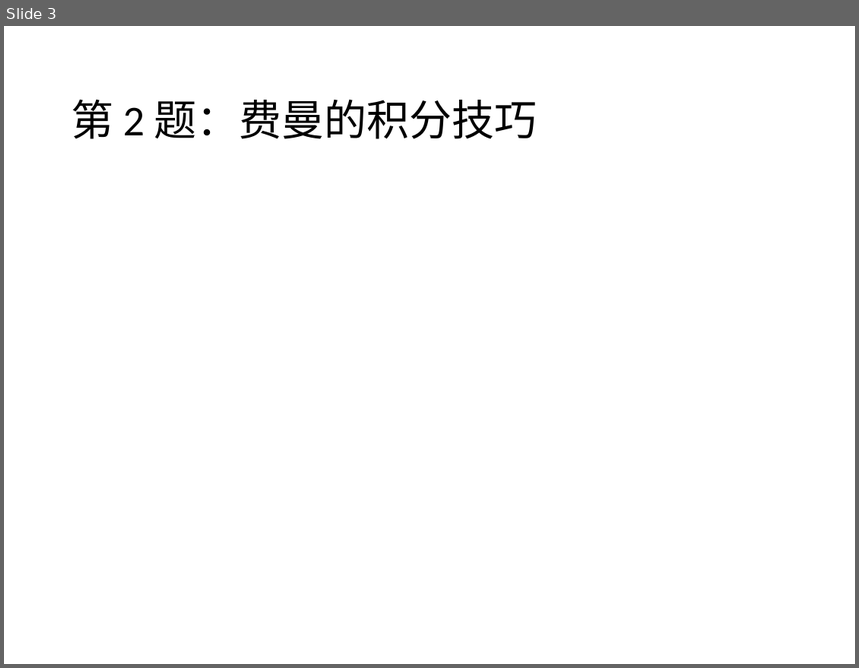
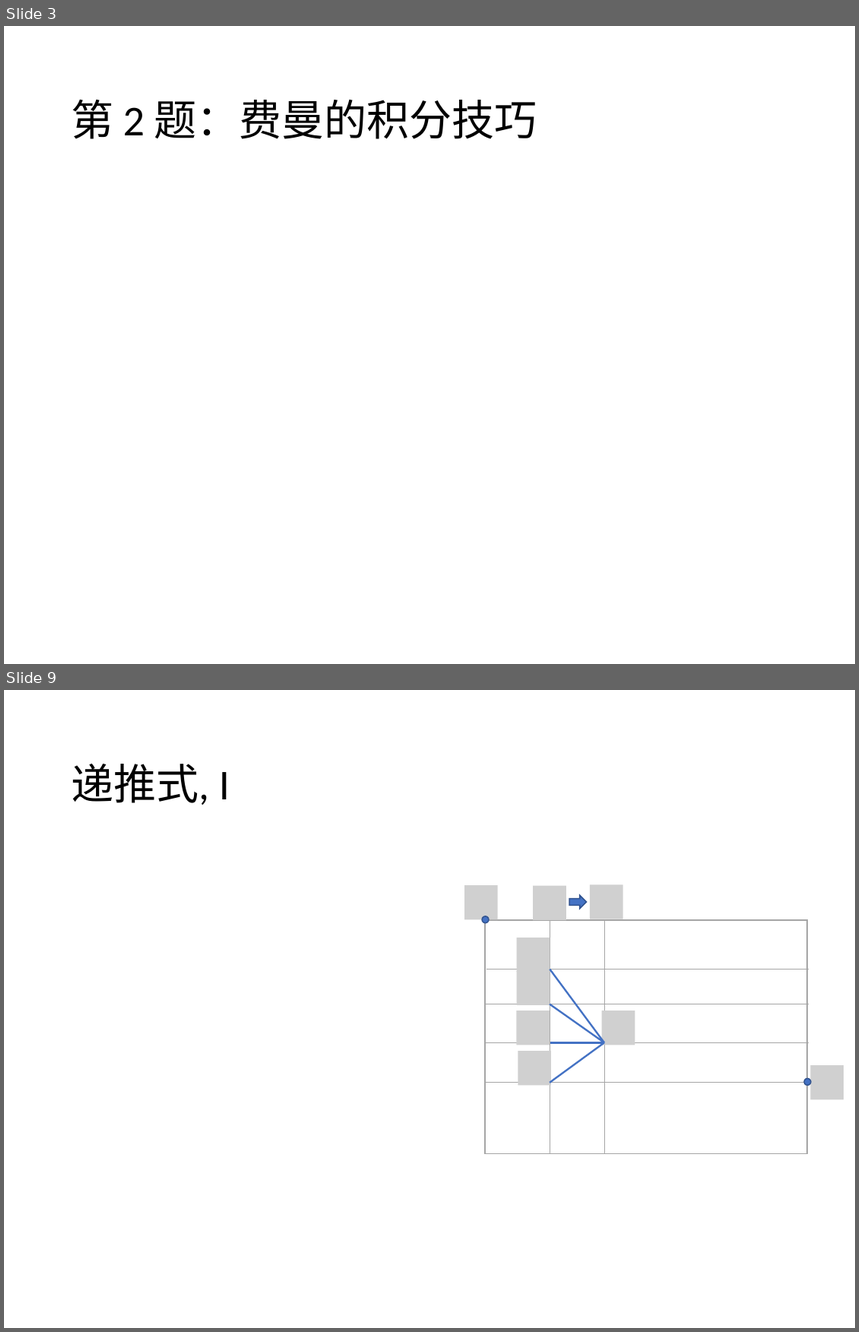
Before and after one commit to 3ki5tj/python-class, a slide deck: exercises/2022-winter-break-problems.pptx. Shown one above the other, each under a label of ours: slide 3 before the commit, slides 3 and 9 after it; the slides between them are not shown. The pictures are 859x668 and 859x1332 pixels, drawn with LibreOffice and Linux fonts; fonts in the diff are those of the drawing; grey boxes stand for pictures. Boxes give left, top, right and bottom in pixels: in the first picture for what was removed or moved away, otherwise in the second. Text is boxed around its words. In the diff, an @@ line names an element or a change of style, - is before the commit and + after.

```diff
--- a/exercises/2022-winter-break-problems.pptx
+++ b/exercises/2022-winter-break-problems.pptx
@@ slide 9 added at [4,690,855,1328], background #FFFFFF @@
@@ title added at [71,764,230,805], 36 pt, text #000000 @@
+递推式, I
@@ picture added at [465,886,498,920] @@
@@ picture added at [534,886,566,920] @@
@@ picture added at [590,885,623,919] @@
@@ ellipse added at [482,916,489,923], fill #4472C4, outline #325491 1 pt @@
@@ right arrow added at [570,895,587,909], fill #4472C4, outline #325491 1 pt @@
@@ rectangle added at [485,920,807,1154], fill #FFFFFF, outline #A5A5A5 1 pt @@
@@ picture added at [516,938,550,972] @@
@@ line added from (550, 920) to (550, 1154), #A5A5A5 0.5 pt @@
@@ line added from (604, 920) to (604, 1154), #A5A5A5 0.5 pt @@
@@ line added from (487, 969) to (810, 969), #A5A5A5 0.5 pt @@
@@ picture added at [516,971,550,1005] @@
@@ line added from (550, 969) to (604, 1043), #4472C4 1.5 pt @@
@@ line added from (486, 1004) to (808, 1004), #A5A5A5 0.5 pt @@
@@ line added from (550, 1004) to (604, 1043), #4472C4 1.5 pt @@
@@ picture added at [516,1011,550,1045] @@
@@ picture added at [601,1011,635,1045] @@
@@ line added from (486, 1043) to (808, 1043), #A5A5A5 0.5 pt @@
@@ picture added at [518,1051,551,1085] @@
@@ line added from (550, 1082) to (604, 1043), #4472C4 1.5 pt @@
@@ line added from (550, 1043) to (604, 1043), #4472C4 1.5 pt @@
@@ picture added at [811,1065,844,1100] @@
@@ line added from (486, 1082) to (808, 1082), #A5A5A5 0.5 pt @@
@@ ellipse added at [804,1079,811,1086], fill #4472C4, outline #325491 1 pt @@
```
Also in this commit, not shown: 5 slides changed, 5 other slides added, 3 slides removed, 7 other files.
